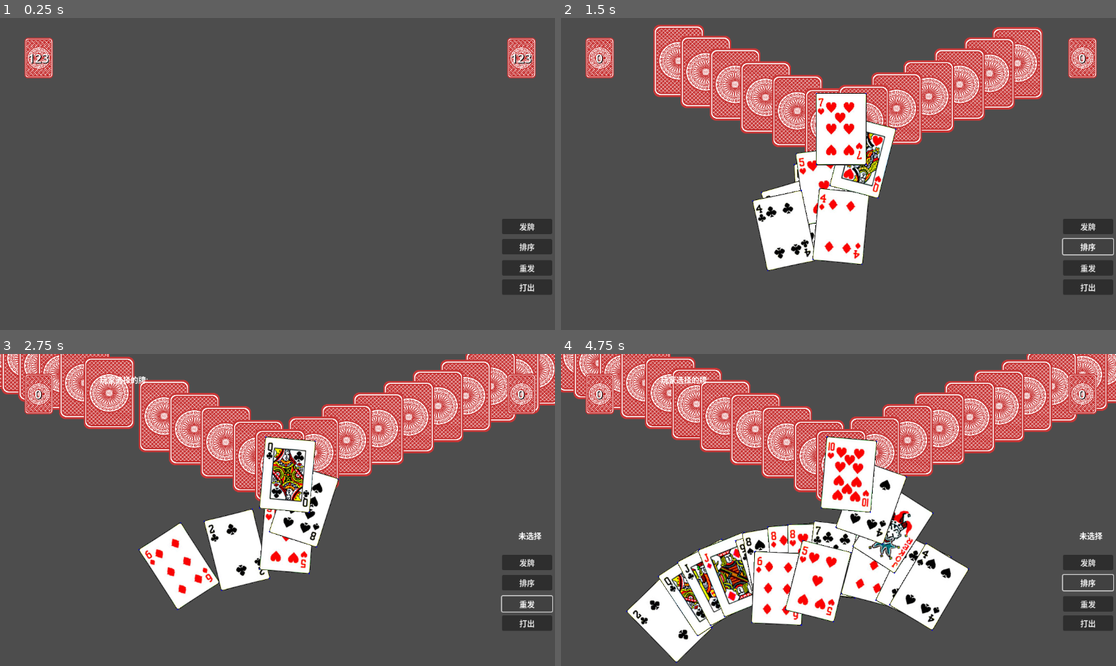
Above: before the commit, frames 1-4 (two rows, left to right).
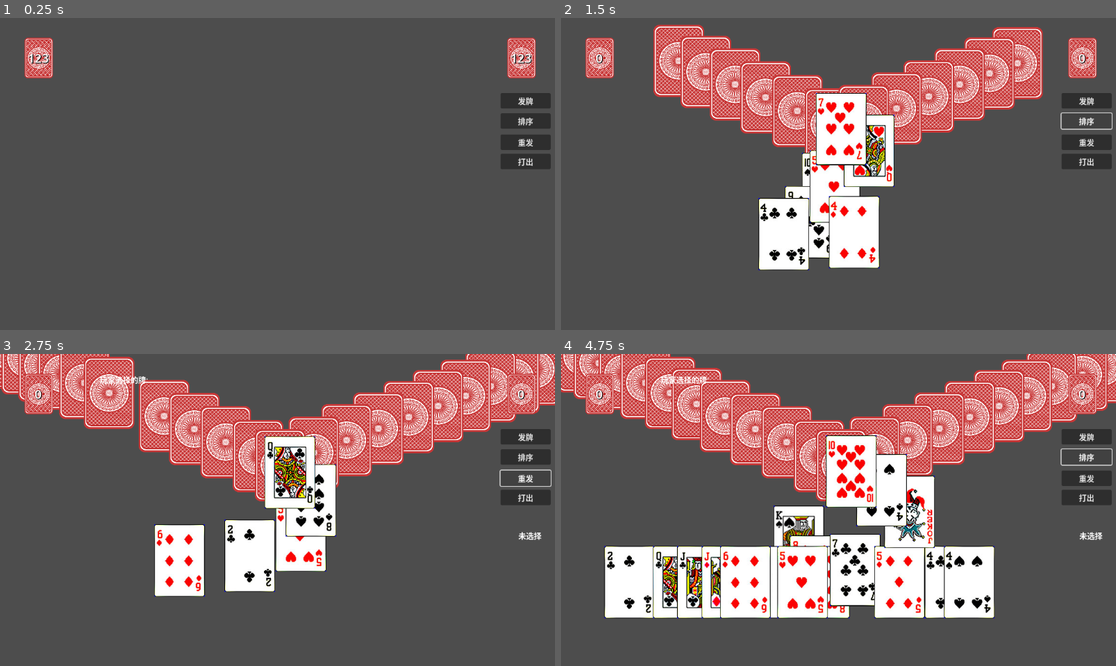
Above: after the commit, the same moments.

Repository: blmz/GODOT-DouDiZhu
Game: Godot game, scene res://场景/手牌管理器.tscn
The game is run twice, just before and just after one commit, with the same random seed, the same clock (stepped at 60 frames per second) and the same inputs.
Inputs:
- Up to frame 1 (0.25 s): no input
- Up to frame 2 (1.5 s): click "发牌" at 0.5 s; click "排序" at 1.25 s
- Up to frame 3 (2.75 s): click "重发" at 2 s
- Up to frame 4 (4.75 s): click "打出" at 2.75 s; click "发牌" at 3.5 s; click "排序" at 4.25 s

The runs differ from the first frame. In frame 1, 3.4% of the frame differs, in the area x 90-100%, y 24-89%; in frame 2, 7.1%; in frame 3, 8.6%; in frame 4, 20%, in the area x 7-100%, y 24-100%.

Commit message:
修复手牌选择bug

Diff:
--- /dev/null
+++ b/control.gd
@@ -0,0 +1 @@
+extends Control
--- /dev/null
+++ b/control.tscn
@@ -0,0 +1,71 @@
+[gd_scene load_steps=3 format=3 uid="uid://ck75r0615xob2"]
+
+[ext_resource type="Script" uid="uid://dde5og1flw28p" path="res://control.gd" id="1_0fbet"]
+[ext_resource type="PackedScene" uid="uid://tautr4ao3iu8" path="res://场景/扑克牌.tscn" id="2_62e2m"]
+
+[node name="Control" type="Control"]
+layout_mode = 3
+anchors_preset = 15
+anchor_right = 1.0
+anchor_bottom = 1.0
+grow_horizontal = 2
+grow_vertical = 2
+script = ExtResource("1_0fbet")
+
+[node name="Button" type="Button" parent="."]
+layout_mode = 0
+offset_right = 531.0
+offset_bottom = 225.0
+text = "1"
+
+[node name="Button2" type="Button" parent="."]
+layout_mode = 0
+offset_left = 107.0
+offset_top = 85.0
+offset_right = 638.0
+offset_bottom = 310.0
+text = "2"
+
+[node name="Button3" type="Button" parent="."]
+layout_mode = 0
+offset_left = 107.0
+offset_top = 85.0
+offset_right = 638.0
+offset_bottom = 310.0
+text = "3"
+
+[node name="扑克牌" parent="." instance=ExtResource("2_62e2m")]
+layout_mode = 0
+offset_left = 687.0
+offset_top = 164.0
+offset_right = 792.0
+offset_bottom = 314.0
+
+[node name="扑克牌2" parent="." instance=ExtResource("2_62e2m")]
+layout_mode = 0
+offset_left = 744.0
+offset_top = 155.0
+offset_right = 849.0
+offset_bottom = 305.0
+
+[node name="扑克牌4" parent="." instance=ExtResource("2_62e2m")]
+layout_mode = 0
+offset_left = 656.0
+offset_top = 234.0
+offset_right = 761.0
+offset_bottom = 384.0
+
+[node name="扑克牌5" parent="." instance=ExtResource("2_62e2m")]
+layout_mode = 0
+offset_left = 891.0
+offset_top = 183.0
+offset_right = 996.0
+offset_bottom = 333.0
+
+[node name="扑克牌3" parent="." instance=ExtResource("2_62e2m")]
+z_index = -1
+layout_mode = 0
+offset_left = 704.0
+offset_top = 268.0
+offset_right = 809.0
+offset_bottom = 418.0
--- a/project.godot
+++ b/project.godot
@@ -12,7 +12,7 @@
 
 config/name="斗地主"
 run/main_scene="res://场景/手牌管理器.tscn"
-config/features=PackedStringArray("4.2", "Mobile")
+config/features=PackedStringArray("4.4", "Mobile")
 config/icon="res://icon.svg"
 
 [filesystem]
--- a/场景/手牌管理器.tscn
+++ b/场景/手牌管理器.tscn
@@ -10,9 +10,9 @@
 
 [sub_resource type="Curve2D" id="Curve2D_c4sjh"]
 _data = {
-"points": PackedVector2Array(-49.024, 107.139, 49.024, -107.139, -332, 76.3953, -140.817, -1, 140.817, 1, 4, -83.1861, -73.9888, -128.849, 0, 0, 343, 91.6744)
+"points": PackedVector2Array(-67.8069, -1.27748, 67.8069, 1.27748, -458, 191.837, -101.787, -6.40215, 140.817, 1, 498, 195.233)
 }
-point_count = 3
+point_count = 2
 
 [node name="手牌管理器" type="Control"]
 layout_mode = 3
@@ -78,10 +78,10 @@
 anchor_top = 3.199
 anchor_right = 0.419
 anchor_bottom = 3.199
-offset_left = 0.311951
-offset_top = -1278.95
-offset_right = 0.311951
-offset_bottom = -1278.95
+offset_left = 46.312
+offset_top = -533.952
+offset_right = 46.312
+offset_bottom = -533.952
 
 [node name="手牌排列线" type="Control" parent="."]
 layout_mode = 1
@@ -89,18 +89,18 @@
 anchor_top = 0.756
 anchor_right = 0.419
 anchor_bottom = 0.756
-offset_left = 0.311951
-offset_top = 0.111969
-offset_right = 0.311951
-offset_bottom = 0.111969
+offset_left = 15.312
+offset_top = -72.888
+offset_right = 15.312
+offset_bottom = -72.888
 
 [node name="手牌线" type="Path2D" parent="手牌排列线"]
-position = Vector2(0, -54)
+position = Vector2(0, -210)
 scale = Vector2(1, 0.589041)
 curve = SubResource("Curve2D_c4sjh")
 
 [node name="手牌线点" type="PathFollow2D" parent="手牌排列线/手牌线"]
-position = Vector2(-332, 76.3953)
+position = Vector2(-458, 191.837)
 rotation = -0.454002
 rotates = false
 loop = false
@@ -109,52 +109,52 @@
 layout_mode = 1
 anchors_preset = -1
 anchor_left = 0.905
-anchor_top = 0.644
+anchor_top = 0.241
+anchor_right = 0.992
+anchor_bottom = 0.289
+offset_left = -3.55994
+offset_top = -0.168015
+offset_right = 0.21582
+offset_bottom = -0.271973
+text = "发牌"
+
+[node name="排序按钮" type="Button" parent="."]
+layout_mode = 1
+anchors_preset = -1
+anchor_left = 0.902
+anchor_top = 0.306
+anchor_right = 0.992
+anchor_bottom = 0.353
+offset_left = -0.104126
+offset_top = -0.287949
+offset_right = 0.21582
+offset_bottom = 0.256058
+text = "排序"
+
+[node name="重发" type="Button" parent="."]
+layout_mode = 1
+anchors_preset = -1
+anchor_left = 0.902
+anchor_top = 0.373
+anchor_right = 0.992
+anchor_bottom = 0.421
+offset_left = -0.104004
+offset_top = 0.296051
+offset_right = 0.215942
+offset_bottom = 0.192047
+text = "重发"
+
+[node name="打出" type="Button" parent="."]
+layout_mode = 1
+anchors_preset = -1
+anchor_left = 0.902
+anchor_top = 0.435
 anchor_right = 0.995
-anchor_bottom = 0.691
-offset_left = -0.560059
-offset_top = -0.312042
-offset_right = -0.240234
-offset_bottom = 0.231964
-text = "发牌"
-
-[node name="排序按钮" type="Button" parent="."]
-layout_mode = 1
-anchors_preset = -1
-anchor_left = 0.905
-anchor_top = 0.708
-anchor_right = 0.995
-anchor_bottom = 0.756
-offset_left = -0.560059
-offset_top = 0.216003
-offset_right = -0.240234
-offset_bottom = 0.111969
-text = "排序"
-
-[node name="重发" type="Button" parent="."]
-layout_mode = 1
-anchors_preset = -1
-anchor_left = 0.905
-anchor_top = 0.776
-anchor_right = 0.995
-anchor_bottom = 0.824
-offset_left = -0.559937
-offset_top = 0.151978
-offset_right = -0.240112
-offset_bottom = 0.0479736
-text = "重发"
-
-[node name="打出" type="Button" parent="."]
-layout_mode = 1
-anchors_preset = -1
-anchor_left = 0.905
-anchor_top = 0.838
-anchor_right = 0.995
-anchor_bottom = 0.886
-offset_left = -0.559937
-offset_top = -0.0240479
-offset_right = -0.240112
-offset_bottom = -0.128052
+anchor_bottom = 0.483
+offset_left = -0.104004
+offset_top = 0.119965
+offset_right = -3.23999
+offset_bottom = 0.0159912
 text = "打出"
 
 [node name="当前选择" type="Label" parent="."]
--- a/场景/扑克牌.tscn
+++ b/场景/扑克牌.tscn
@@ -25,6 +25,7 @@
 layout_mode = 0
 offset_right = 105.0
 offset_bottom = 150.0
+mouse_filter = 2
 texture = ExtResource("2_tk1yo")
 expand_mode = 1
 
@@ -32,6 +33,7 @@
 layout_mode = 0
 offset_right = 105.0
 offset_bottom = 150.0
+mouse_filter = 2
 texture = ExtResource("1_glnhf")
 
 [node name="选择图标" type="TextureRect" parent="."]
@@ -40,6 +42,7 @@
 layout_mode = 0
 offset_right = 105.0
 offset_bottom = 150.0
+mouse_filter = 2
 texture = ExtResource("5_o3yf8")
 expand_mode = 1
 
@@ -48,6 +51,7 @@
 layout_mode = 0
 offset_right = 105.0
 offset_bottom = 150.0
+mouse_filter = 2
 texture = ExtResource("4_ymp43")
 expand_mode = 1
 
--- a/脚本/手牌管理器.gd
+++ b/脚本/手牌管理器.gd
@@ -9,10 +9,10 @@
 @onready var 玩家选择列表UI = $"玩家选择列表"
 
 #曲线
-@export var 选择上升曲线:Curve
-@export var 选择分散曲线:Curve
-@export_range(0, 100) var 选择上升距离:float
-@export_range(0, 100) var 选择分散距离:float
+@export var 选择上升曲线: Curve
+@export var 选择分散曲线: Curve
+@export_range(0, 100) var 选择上升距离: float
+@export_range(0, 100) var 选择分散距离: float
 
 #发牌相关
 @onready var 发牌计时器 = $"发牌计时器"
@@ -23,231 +23,250 @@
 @onready var 下家牌数显示 = $"下家牌数显示"
 
 #扑克牌场景
-@export var 扑克牌:PackedScene
+@export var 扑克牌: PackedScene
 
 #牌堆
-var 初始牌堆:Array[扑克牌类]
+var 初始牌堆: Array[扑克牌类]
 
 #手牌列表
-var 玩家手牌列表:Array[Node] # 玩家牌UI列表
-var 上家手牌列表:Array[Node] # 上家牌UI列表
-var 下家手牌列表:Array[Node] # 下家牌UI列表
-var 玩家选择列表:Array[Node] # 玩家选择的牌列表
+var 玩家手牌列表: Array[Node] # 玩家牌UI列表
+var 上家手牌列表: Array[Node] # 上家牌UI列表
+var 下家手牌列表: Array[Node] # 下家牌UI列表
+var 玩家选择列表: Array[Node] # 玩家选择的牌列表
 
 #发牌相关
-var 是否发牌: = false
-var 发牌数: = 0
+var 是否发牌 := false
+var 发牌数 := 0
 
 #出牌相关
-var 当前选择牌:Node:
-	set(值): # 当值被改变时执行函数
-		当前选择牌 = 值
-		if (值 == null):
-			当前选择.text = "未选择"
-		else:
-			当前选择.text = 值.牌.花色 + 值.牌.点数
+var 当前选择牌: Node:
+    set(值): # 当值被改变时执行函数
+        当前选择牌 = 值
+        if (值 == null):
+            当前选择.text = "未选择"
+        else:
+            当前选择.text = 值.牌.花色 + 值.牌.点数
 
 func _process(_delta: float):
-	pass
+    pass
 
 func _input(event: InputEvent):
-	点击牌(event)
+    点击牌(event)
 
 func _ready():
-	pass
+    pass
 
 
 func 重置场景():
-	for 牌 in 玩家手牌列表:
-		牌.queue_free()
-	for 牌 in 上家手牌列表:
-		牌.queue_free()
-	for 牌 in 下家手牌列表:
-		牌.queue_free()
-	玩家手牌列表.clear()
-	上家手牌列表.clear()
-	下家手牌列表.clear()
-	初始牌堆.clear()
-	玩家选择列表.clear()
-	初始化牌堆()
-	发牌数 = 0
-	是否发牌 = false
-	发牌计时器.stop()
-	当前选择牌 = null
-	当前选择.text = "未选择"
-	玩家选择列表UI.text = "玩家选择的牌:"
+    for 牌 in 玩家手牌列表:
+        牌.queue_free()
+    for 牌 in 上家手牌列表:
+        牌.queue_free()
+    for 牌 in 下家手牌列表:
+        牌.queue_free()
+    玩家手牌列表.clear()
+    上家手牌列表.clear()
+    下家手牌列表.clear()
+    初始牌堆.clear()
+    玩家选择列表.clear()
+    初始化牌堆()
+    发牌数 = 0
+    是否发牌 = false
+    发牌计时器.stop()
+    当前选择牌 = null
+    当前选择.text = "未选择"
+    玩家选择列表UI.text = "玩家选择的牌:"
 
 #重新把牌移动到位置列表中对应的位置
 func 重置位置(位置列表:Array[Vector2]):
-	if (位置列表.size() != 玩家手牌列表.size()):
-		printerr("位置列表和手牌列表数量不对等!")
-		return 0
-	for i in range(0, 玩家手牌列表.size()):
-		玩家手牌列表[i].移动到(位置列表[i])
-		玩家手牌列表[i].旋转到(位置列表[i].angle_to_point(手牌点.position) / (2 * PI) * 360 - 90)
+    if (位置列表.size() != 玩家手牌列表.size()):
+        printerr("位置列表和手牌列表数量不对等!")
+        return 0
+    for i in range(0, 玩家手牌列表.size()):
+        玩家手牌列表[i].移动到(位置列表[i])
+        #玩家手牌列表[i].旋转到(位置列表[i].angle_to_point(手牌点.position) / (2 * PI) * 360 - 90)
+        玩家手牌列表[i].旋转到(0)
 
 #选择手牌后重新计算所有牌的位置
 func 选牌位置计算(选牌:Node) -> Array[Vector2]:
-	var 手牌数量 = 玩家手牌列表.size()
-	var 选牌编号 = 玩家手牌列表.find(选牌)
-	var 计算后位置 :Array[Vector2] = 计算位置(手牌数量)
-	var 左右最大牌数 = float(max(选牌编号, 手牌数量 - 选牌编号 - 1))
-	var 曲线段长:float = 1.0 / (左右最大牌数 * 2.0)
-	for 距中段数 in range(1, 左右最大牌数 + 1):
-		if (选牌编号 - 距中段数 >= 0):
-			手牌线点.progress_ratio = 1.0 / (手牌数量 + 1) * (选牌编号 - 距中段数 + 1)
-			手牌线点.progress -= 选择分散距离 * 选择分散曲线.sample(曲线段长 * 距中段数)
-			计算后位置[选牌编号 - 距中段数] = 手牌线点位置()
-		if (选牌编号 + 距中段数 <= 手牌数量 - 1):
-			手牌线点.progress_ratio = 1.0 / (手牌数量 + 1) * (选牌编号 + 距中段数 + 1)
-			手牌线点.progress += 选择分散距离 * 选择分散曲线.sample(曲线段长 * 距中段数)
-			计算后位置[选牌编号 + 距中段数] = 手牌线点位置()
-	return 计算后位置
+    var 手牌数量 = 玩家手牌列表.size()
+    var 选牌编号 = 玩家手牌列表.find(选牌)
+    var 计算后位置: Array[Vector2] = 计算位置(手牌数量)
+    var 左右最大牌数 = float(max(选牌编号, 手牌数量 - 选牌编号 - 1))
+    var 曲线段长: float = 1.0 / (左右最大牌数 * 2.0)
+    for 距中段数 in range(1, 左右最大牌数 + 1):
+        if (选牌编号 - 距中段数 >= 0):
+            手牌线点.progress_ratio = 1.0 / (手牌数量 + 1) * (选牌编号 - 距中段数 + 1)
+            手牌线点.progress -= 选择分散距离 * 选择分散曲线.sample(曲线段长 * 距中段数)
+            计算后位置[选牌编号 - 距中段数] = 手牌线点位置()
+        if (选牌编号 + 距中段数 <= 手牌数量 - 1):
+            手牌线点.progress_ratio = 1.0 / (手牌数量 + 1) * (选牌编号 + 距中段数 + 1)
+            手牌线点.progress += 选择分散距离 * 选择分散曲线.sample(曲线段长 * 距中段数)
+            计算后位置[选牌编号 + 距中段数] = 手牌线点位置()
+    return 计算后位置
 
 #从左到右重新排序手牌的显示z_index排序
 func 手牌显示排序():
-	var 层数 = 0;
-	for 手牌 in 玩家手牌列表:
-		手牌.z_index = 层数
-		层数 += 1
+    var 层数 = 0;
+    for 手牌 in 玩家手牌列表:
+        手牌.z_index = 层数
+        层数 += 1
 
 #按手牌数量在手牌线上计算每一个牌的位置点，使其平均分布在手牌排列线上
 func 计算位置(手牌数量:int) -> Array[Vector2]:
-	var 位置列表:Array[Vector2]=[]
-	var 分段长:float = 1.0 / (手牌数量 + 1)
-	for i in range(1, 手牌数量 + 1):
-		手牌线点.progress_ratio = 分段长 * i
-		位置列表.append(手牌线点位置())
-	手牌显示排序()
-	return 位置列表
+    var 位置列表: Array[Vector2] = []
+    var 分段长: float = 1.0 / (手牌数量 + 1)
+    for i in range(1, 手牌数量 + 1):
+        手牌线点.progress_ratio = 分段长 * i
+        位置列表.append(手牌线点位置())
+    return 位置列表
 
 #返回手牌线点的绝对位置
 func 手牌线点位置() -> Vector2:
-	var 位置:Vector2 = 手牌线点.position + 手牌线点.get_parent().position + 手牌线点.get_parent().get_parent().position
-	return 位置
+    var 位置: Vector2 = 手牌线点.position + 手牌线点.get_parent().position + 手牌线点.get_parent().get_parent().position
+    return 位置
 
 #给玩家发一张扑克牌
 func 玩家发牌(牌型:扑克牌类):
-	var 牌 = 扑克牌.instantiate()
-	add_child(牌)
-	牌.connect("鼠标进入", 鼠标进入手牌)
-	牌.connect("鼠标离开", 鼠标离开手牌)
-	牌.更新牌(牌型)
-	玩家手牌列表.append(牌)
-
-	牌.position = 中心点.position
-	牌.rotation_degrees = 0
-	重置位置(计算位置(玩家手牌列表.size()))
+    var 牌 = 扑克牌.instantiate()
+    add_child(牌)
+    牌.connect("鼠标进入", 鼠标进入手牌)
+    牌.connect("鼠标离开", 鼠标离开手牌)
+    牌.name = "玩家手牌" + str(牌型.花色 + 牌型.点数)
+    牌.更新牌(牌型)
+    玩家手牌列表.append(牌)
+
+    牌.position = 中心点.position
+    牌.rotation_degrees = 0
+    重置位置(计算位置(玩家手牌列表.size()))
 
 #给对家发一张扑克牌
-func 对家发牌(对家:Node,牌型:扑克牌类):
-	var 牌 = 扑克牌.instantiate()
-	对家.add_child(牌)
-	牌.更新牌(牌型)
-	牌.翻面()
-	牌.position = 中心点.position - 对家.position
-	牌.rotation_degrees = 0
-	牌.移动到(对家.position - 对家.position)
+func 对家发牌(对家:Node, 牌型:扑克牌类):
+    var 牌 = 扑克牌.instantiate()
+    对家.add_child(牌)
+    牌.更新牌(牌型)
+    牌.翻面()
+    牌.position = 中心点.position - 对家.position
+    牌.rotation_degrees = 0
+    牌.移动到(对家.position - 对家.position)
 
 #把玩家的手牌按照斗地主的牌点数花色大小从右到左排列
 func 排序手牌():
-	var 手牌复制:Array[Node]=玩家手牌列表
-	手牌复制.sort_custom(扑克牌类.比较扑克大小)	#按照扑克大小排序
-	手牌复制.reverse()	#反转列表
-	重置位置(计算位置(玩家手牌列表.size()))
-
+    # var 点数列表: Array[String] = []
+    # for i in 玩家手牌列表:
+    #     点数列表.append(i.牌.点数)
+    # print(点数列表)
+    # 点数列表.clear()
+    # for i in 玩家手牌列表:
+    #     点数列表.append(i.牌.点数)
+    # print(点数列表)
+    var 手牌复制: Array[Node] = 玩家手牌列表.duplicate()
+    手牌复制.sort_custom(扑克牌类.比较扑克大小)
+    手牌复制.reverse()
+    for i in 玩家手牌列表:
+        i.queue_free()
+    玩家手牌列表.clear()
+    for i in 手牌复制:
+        var 牌 = 扑克牌.instantiate()
+        add_child(牌)
+        牌.connect("鼠标进入", 鼠标进入手牌)
+        牌.connect("鼠标离开", 鼠标离开手牌)
+        牌.name = "玩家手牌" + str(i.牌.花色 + i.牌.点数)
+        牌.更新牌(i.牌)
+        玩家手牌列表.append(牌)
+        牌.position = i.position
+        牌.rotation_degrees = 0
+    重置位置(计算位置(玩家手牌列表.size()))
 
 #创建一副扑克牌，并打乱它
 func 初始化牌堆():
-	初始牌堆.clear()
-	初始牌堆=扑克牌类.扑克牌堆生成()
+    初始牌堆.clear()
+    初始牌堆 = 扑克牌类.扑克牌堆生成()
 
 #开始发牌
 func 开始发牌():
-	初始化牌堆()
-	牌堆牌数显示.visible = true
-	是否发牌 = true
-	发牌计时器.start(0.05)
+    初始化牌堆()
+    牌堆牌数显示.visible = true
+    是否发牌 = true
+    发牌计时器.start(0.05)
 
 #给所有玩家发牌并且留三张
 func 发牌():
-	if (初始牌堆.size() == 3):
-		是否发牌 = false
-		return 0
-	var 位置数 = 发牌数 % 3
-	match 位置数:
-		0:玩家发牌(初始牌堆.pop_front())
-		1:对家发牌(下家点,初始牌堆.pop_front())
-		2:对家发牌(上家点,初始牌堆.pop_front())
-	发牌数 += 1
-	牌堆牌数显示.更新牌数(初始牌堆.size())
-	下家牌数显示.更新牌数(下家手牌列表.size())
-	上家牌数显示.更新牌数(上家手牌列表.size())
+    if (初始牌堆.size() == 3):
+        是否发牌 = false
+        return 0
+    var 位置数 = 发牌数 % 3
+    match 位置数:
+        0: 玩家发牌(初始牌堆.pop_front())
+        1: 对家发牌(下家点, 初始牌堆.pop_front())
+        2: 对家发牌(上家点, 初始牌堆.pop_front())
+    发牌数 += 1
+    牌堆牌数显示.更新牌数(初始牌堆.size())
+    下家牌数显示.更新牌数(下家手牌列表.size())
+    上家牌数显示.更新牌数(上家手牌列表.size())
 
 func 发底牌(对象 = ""):
-	for 牌 in 初始牌堆:
-		match 对象:
-			"玩家":玩家发牌(牌)
-			"上家":对家发牌(上家点,牌)
-			"下家":对家发牌(下家点,牌)
-	初始牌堆.clear()
-	牌堆牌数显示.visible = false
-	排序手牌()
+    for 牌 in 初始牌堆:
+        match 对象:
+            "玩家": 玩家发牌(牌)
+            "上家": 对家发牌(上家点, 牌)
+            "下家": 对家发牌(下家点, 牌)
+    初始牌堆.clear()
+    牌堆牌数显示.visible = false
+    排序手牌()
 
 func 打出牌():
-	print("牌型是"+扑克牌类.牌型列表[扑克牌类.判断牌型(扑克牌类.类型转换(玩家选择列表))])
-	if (玩家选择列表.size() == 0):
-		return 0
-	for 牌 in 玩家选择列表:
-		玩家手牌列表.erase(牌)
-		牌.queue_free()
-	玩家选择列表.clear()
-	排序手牌()
+    print("牌型是" + 扑克牌类.牌型列表[扑克牌类.判断牌型(扑克牌类.类型转换(玩家选择列表))])
+    if (玩家选择列表.size() == 0):
+        return 0
+    for 牌 in 玩家选择列表:
+        玩家手牌列表.erase(牌)
+        牌.queue_free()
+    玩家选择列表.clear()
+    排序手牌()
+
 
 func 鼠标进入手牌(对象:Panel):
-	当前选择牌 = 对象
-	重置位置(选牌位置计算(对象))
-
-func 鼠标离开手牌(_对象:Panel):
-	当前选择牌 = null
-	重置位置(计算位置(玩家手牌列表.size()))
+    当前选择牌 = 对象
+    重置位置(选牌位置计算(对象))
+
+func 鼠标离开手牌(_对象: Panel):
+    当前选择牌 = null
+    重置位置(计算位置(玩家手牌列表.size()))
 
 func 点击牌(event):
-	#如果鼠标按下时有选中的牌，则调用选中函数
-	if (event is InputEventMouseButton):
-		if (event.button_index == MOUSE_BUTTON_LEFT and event.pressed):
-			if (当前选择牌 != null):
-				当前选择牌.选中()
-				if (当前选择牌.是否被选中):
-					玩家选择列表.append(当前选择牌)
-				else:
-					玩家选择列表.erase(当前选择牌)
-				var 牌列表:Array[String]=[]
-				for 牌 in 玩家选择列表:
-					牌列表.append(牌.牌.花色 + 牌.牌.点数)
-				玩家选择列表UI.text = "玩家选择的牌:" + str(牌列表)
-
+    #如果鼠标按下时有选中的牌，则调用选中函数
+    if (event is InputEventMouseButton):
+        if (event.button_index == MOUSE_BUTTON_LEFT and event.pressed):
+            if (当前选择牌 != null):
+                当前选择牌.选中()
+                if (当前选择牌.是否被选中):
+                    玩家选择列表.append(当前选择牌)
+                else:
+                    玩家选择列表.erase(当前选择牌)
+                var 牌列表: Array[String] = []
+                for 牌 in 玩家选择列表:
+                    牌列表.append(牌.牌.花色 + 牌.牌.点数)
+                玩家选择列表UI.text = "玩家选择的牌:" + str(牌列表)
 
 func _on_发牌按钮_button_down():
-	开始发牌()
+    开始发牌()
 
 func _on_排序按钮_button_down():
-	排序手牌()
-	#手牌显示排序()
+    排序手牌()
 
 func _on_发牌计时器_timeout():
-	if (!是否发牌):
-		发牌计时器.stop()
-		是否发牌 = false
-		排序手牌()
-		发底牌("玩家")
-	else:
-		发牌()
+    if (!是否发牌):
+        发牌计时器.stop()
+        是否发牌 = false
+        发底牌("玩家")
+    else:
+        发牌()
 
 #位置改变时重置手牌位置
 func _on_item_rect_changed():
-	重置位置(计算位置(玩家手牌列表.size()))
+    重置位置(计算位置(玩家手牌列表.size()))
 
 func _on_重发_button_down():
-	重置场景()
-	开始发牌()
+    重置场景()
+    开始发牌()
--- a/脚本/扑克牌类.gd
+++ b/脚本/扑克牌类.gd
@@ -3,107 +3,130 @@
 var 花色:String
 var 点数:String
 
-static  var 牌型列表=["","单张","对子","三张","三带一","三带二","顺子","连对","飞机","炸弹","王炸"]
+static  var 牌型列表=["无牌型","单张","对子","三张","三带一","三带二","顺子","连对","飞机","炸弹","王炸"]
 static  var 点数列表:Array[String] = ["3", "4", "5", "6", "7", "8", "9", "10", "J", "Q", "K", "A", "2", "小王", "大王"]
 static  var 花色列表:Array[String] = ["红桃", "方片", "黑桃", "梅花"]
 
 func _init(花色参数="",点数参数=""):
-	花色=花色参数
-	点数=点数参数
+    花色=花色参数
+    点数=点数参数
 
 ##根据选择牌列表判断牌型
 static func 判断牌型(选择牌列表:Array[扑克牌类]=[])->int:
-	var 选择点数:Array[int]=[]
-	for 牌 in 选择牌列表:#获取选择牌的点数并转化为数字方便对比
-		选择点数.append(点数列表.find(牌.点数))
-	选择点数.sort()#排序
-	var 牌数:int=选择牌列表.size()
-	var 点数字典=统计(选择点数)
-	print(点数字典)
-	#判断单张
-	if 牌数==1:
-		return 1
-	#判断对子
-	if (牌数==2 and 选择牌列表[0].点数==选择牌列表[1].点数):
-		return 2
-	#判断三张
-	if (牌数==3 and 选择牌列表[0].点数==选择牌列表[1].点数 and 选择牌列表[1].点数==选择牌列表[2].点数):
-		return 3
-	#判断三带一
-	if (牌数==4 and 3 in 点数字典.values() and 1 in 点数字典.values()):
-		return 4
-	#判断三带二
-	if (牌数==4 and 3 in 点数字典.values() and 2 in 点数字典.values()):
-		return 5
-	#判断顺子
-	if (牌数>4 ):
-		var 是否是顺子:bool=false
-		for i in range(选择点数.size()-1):#通过选择点数的顺序来判断是否是顺子
-			if (选择点数[i+1]-选择点数[i]==1):
-				是否是顺子=true
-			else:
-				是否是顺子=false
-				break
-		if 是否是顺子:
-			return 6
+    var 选择点数:Array[int]=[]
+    for 牌 in 选择牌列表:#获取选择牌的点数并转化为数字方便对比
+        选择点数.append(点数列表.find(牌.点数))
+    选择点数.sort()#排序
+    var 牌数:int=选择牌列表.size()
+    var 点数字典=统计(选择点数)
+    for i in range(点数字典.size()):
+        print(点数列表[点数字典.keys()[i]],"的数量是:",点数字典.values()[i])
+    #判断单张
+    if 牌数==1:
+        return 牌型列表.find("单张")
+    #判断对子
+    if (牌数==2 and 点数字典.size()==1):
+        return 牌型列表.find("对子")
+    #判断三张
+    if (牌数==3 and 点数字典.size()==1):
+        return 牌型列表.find("三张")
+    #判断三带一
+    if (牌数==4 and 3 in 点数字典.values() and 1 in 点数字典.values()):
+        return 牌型列表.find("三带一")
+    #判断三带二
+    if (牌数==5 and 3 in 点数字典.values() and 2 in 点数字典.values()):
+        return 牌型列表.find("三带二")
+    #判断顺子
+    if (牌数>4 and 点数字典.size()==牌数 ):
+        var 是否是顺子:bool=false
+        var 选择点数列表 = 点数字典.keys()
+        点数列表.sort()
+        for i in range(选择点数列表.size()):
+            if i==选择点数列表.size()-1:
+                break
+            if (选择点数列表[i+1]-选择点数列表[i]==1 and 点数字典[选择点数列表[i+1]]==1):
+                是否是顺子=true
+            else:
+                return 牌型列表.find("无牌型")
+        if 是否是顺子:
+            return 牌型列表.find("顺子")
+    #判断连对
+    if (牌数>=6 and 点数字典.size()==牌数 and 牌数%2==0):
+        var 是否是连对:bool=false
+        var 选择点数列表 = 点数字典.keys()
+        点数列表.sort()
+        for i in range(选择点数列表.size()):
+            if i==选择点数列表.size()-1:
+                break
+            if (选择点数列表[i+1]-选择点数列表[i]==1 and 点数字典[选择点数列表[i+1]]==2):
+                是否是连对=true
+            else:
+                是否是连对=false
+                break
+        if 是否是连对:
+            return 牌型列表.find("连对")
 
-	return 0
+    return 牌型列表.find("无牌型")
 
-static func 排序扑克列表(选择牌列表:Array[扑克牌类]=[])->Array[扑克牌类]:
-	选择牌列表.sort_custom(比较扑克大小)
-	选择牌列表.reverse()
-	return 选择牌列表
+static func 排序扑克列表(选择牌列表: Array[扑克牌类] = []) -> Array[扑克牌类]:
+    # 直接通过比较函数控制降序，避免二次反转
+    选择牌列表.sort_custom(比较扑克大小)
+    return 选择牌列表
 
-static func 比较扑克大小(牌一,牌二)->bool:
-	var 牌1:扑克牌类
-	var 牌2:扑克牌类
-	if(牌一 is Node and 牌二 is Node):
-		牌1=牌一.牌
-		牌2=牌二.牌
-	elif(牌一 is 扑克牌类 and 牌二 is 扑克牌类):
-		牌1=牌一
-		牌2=牌二
-	else:
-		return false
-	if(牌1.点数=="大王"):
-		return false
-	if(牌2.点数=="大王"):
-		return true
-	if(牌1.点数=="小王" and 牌2.点数!="大王"):
-		return false
-	if(牌2.点数=="小王" and 牌1.点数!="大王"):
-		return true
-	if(点数列表.find(牌1.点数)>点数列表.find(牌2.点数)):
-		return false
-	if(点数列表.find(牌1.点数)<点数列表.find(牌2.点数)):
-		return true
-	if(花色列表.find(牌1.花色)>花色列表.find(牌2.花色)):
-		return false
-	return true
+static func 比较扑克大小(牌一, 牌二) -> bool:
+    # 1. 统一类型处理（支持Node和扑克牌类直接比较）
+    var 牌1: 扑克牌类
+    if (牌一 is Node):
+        牌1 = 牌一.牌 as 扑克牌类
+    else:
+        牌1 = 牌一 as 扑克牌类
+
+    var 牌2: 扑克牌类
+    if (牌二 is Node):
+        牌2 = 牌二.牌 as 扑克牌类
+    else:
+        牌2 = 牌二 as 扑克牌类
+    if not (牌1 and 牌2):
+        return false
+    # 2. 特殊牌优先级判断（大王/小王）
+    match [牌1.点数, 牌2.点数]:
+        ["大王", _]: return false  # 牌1是大王时永远最大
+        [_, "大王"]: return true   # 牌2是大王时牌1较小
+        ["小王", _]: return false if 牌2.点数 != "大王" else true
+        [_, "小王"]: return true if 牌1.点数 != "大王" else false
+
+    # 3. 点数比较（缓存查找结果避免重复计算）
+    var 点数1 = 点数列表.find(牌1.点数)
+    var 点数2 = 点数列表.find(牌2.点数)
+    if 点数1 != 点数2:
+        return 点数1 < 点数2  # 降序排列
+
+    # 4. 花色比较
+    return 花色列表.find(牌1.花色) < 花色列表.find(牌2.花色)
 
 ##生成一个扑克牌牌堆,是否打乱:是否将扑克牌打乱，默认是true。结果将会返回一个扑克牌牌堆
 static func 扑克牌堆生成(是否打乱:bool=true)->Array[扑克牌类]:
-	var 牌堆:Array[扑克牌类]=[]
-	for 花色_ in 花色列表:#添加扑克牌
-		for i in range(13):
-			牌堆.append(扑克牌类.new(花色_, 点数列表[i]))
-	牌堆.append(扑克牌类.new("", "大王"))#添加大小王
-	牌堆.append(扑克牌类.new("", "小王"))
-	if 是否打乱:
-		牌堆.shuffle() # 打乱牌堆
-	return 牌堆
+    var 牌堆:Array[扑克牌类]=[]
+    for 花色_ in 花色列表:#添加扑克牌
+        for i in range(13):
+            牌堆.append(扑克牌类.new(花色_, 点数列表[i]))
+    牌堆.append(扑克牌类.new("", "大王"))#添加大小王
+    牌堆.append(扑克牌类.new("", "小王"))
+    if 是否打乱:
+        牌堆.shuffle() # 打乱牌堆
+    return 牌堆
 
 static func 类型转换(输入列表:Array[Node])->Array[扑克牌类]:
-	var 输出列表:Array[扑克牌类]=[]
-	for 牌 in 输入列表:
-		输出列表.append(牌.牌)
-	return 输出列表
+    var 输出列表:Array[扑克牌类]=[]
+    for 牌 in 输入列表:
+        输出列表.append(牌.牌)
+    return 输出列表
 
 static func 统计(输入数组:Array)-> Dictionary:
-	var 统计字典:Dictionary={}
-	for 元素 in 输入数组:
-		if 统计字典.has(元素):
-			统计字典[元素]+=1
-		else:
-			统计字典[元素]=1
-	return 统计字典
+    var 统计字典:Dictionary={}
+    for 元素 in 输入数组:
+        if 统计字典.has(元素):
+            统计字典[元素]+=1
+        else:
+            统计字典[元素]=1
+    return 统计字典
Not shown, added: control.gd.uid
Not shown: 1 places in 场景/手牌管理器.tscn that only renumber resources
Not shown: 1 places in 场景/扑克牌.tscn that only renumber resources
Not shown: 1 places in 场景/牌数显示.tscn that only renumber resources
Not shown, added: 脚本/手牌管理器.gd.uid
Not shown, added: 脚本/扑克牌.gd.uid
Not shown, added: 脚本/扑克牌类.gd.uid
Not shown, added: 脚本/牌数显示.gd.uid
